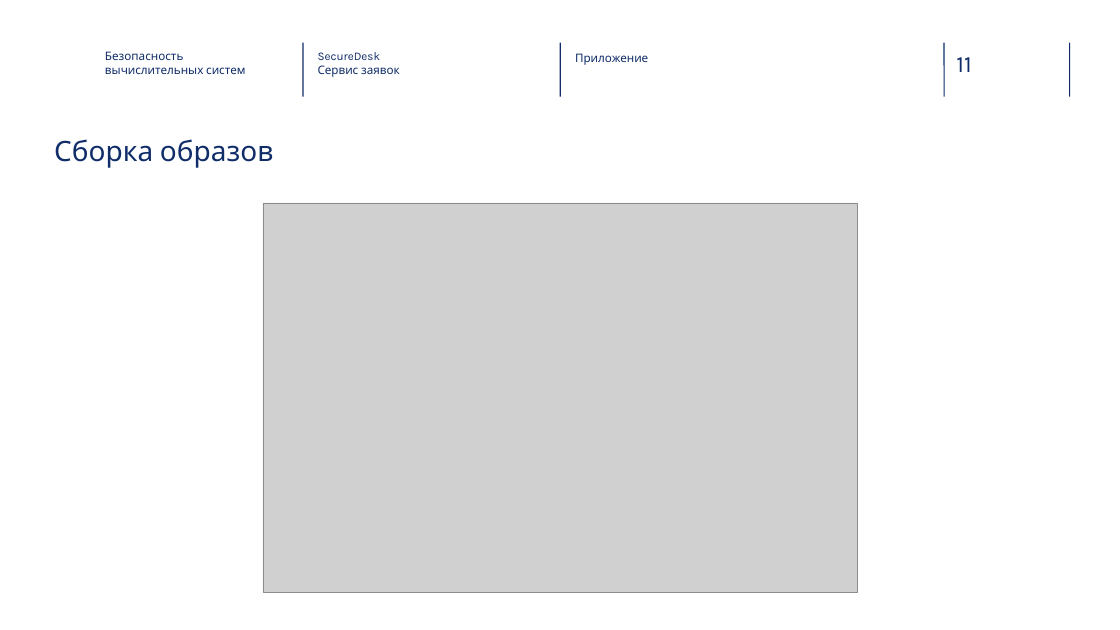
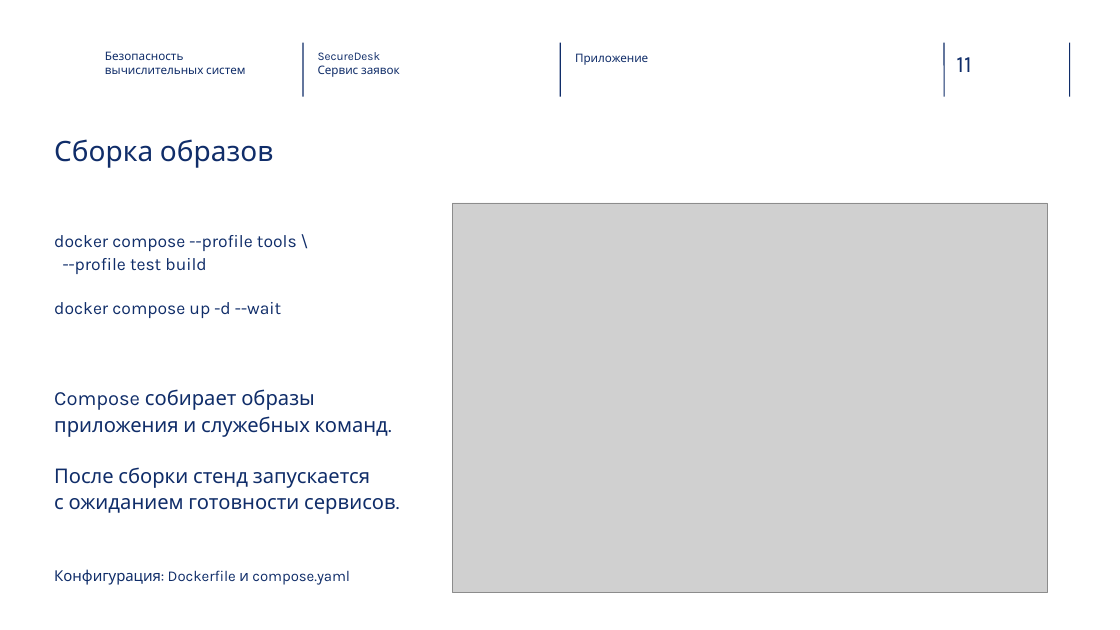
Before and after one commit to alalzhukof/vk-task, a slide deck: slide 11 of SecureDesk-HSE-v2.pptx. Drawn at 1120x630 pixels with LibreOffice and Linux fonts; fonts in the diff are those of the drawing; grey boxes stand for pictures; background and template pictures are left out. Boxes give left, top, right and bottom in pixels: in the first picture for what was removed or moved away, otherwise in the second. Text is boxed around its words. In the diff, an @@ line names an element or a change of style, - is before the commit and + after.

```diff
--- a/SecureDesk-HSE-v2.pptx
+++ b/SecureDesk-HSE-v2.pptx
@@ picture: place and size @@
-picture at (263, 203, 858, 593)
+picture at (453, 203, 1048, 593)
@@ text added at (54, 235, 297, 318), 15 pt, text #102D69 @@
+docker compose --profile tools \
+--profile test build
+docker compose up -d --wait
@@ text added at (54, 389, 395, 514), 17.2 pt, text #102D69 @@
+Compose собирает образы
+приложения и служебных команд.
+После сборки стенд запускается
+с ожиданием готовности сервисов.
@@ text added at (54, 569, 350, 585), 12.8 pt, text #102D69 @@
+Конфигурация: Dockerfile и compose.yaml
```
Also in this commit, not shown: 9 other slides changed, 2 slides added.
